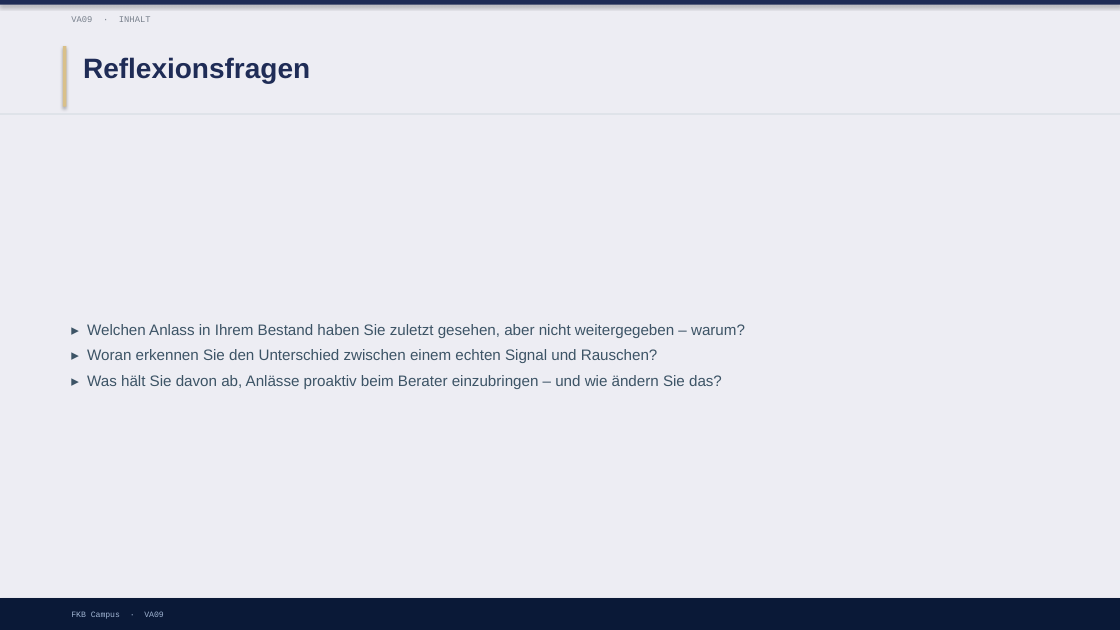
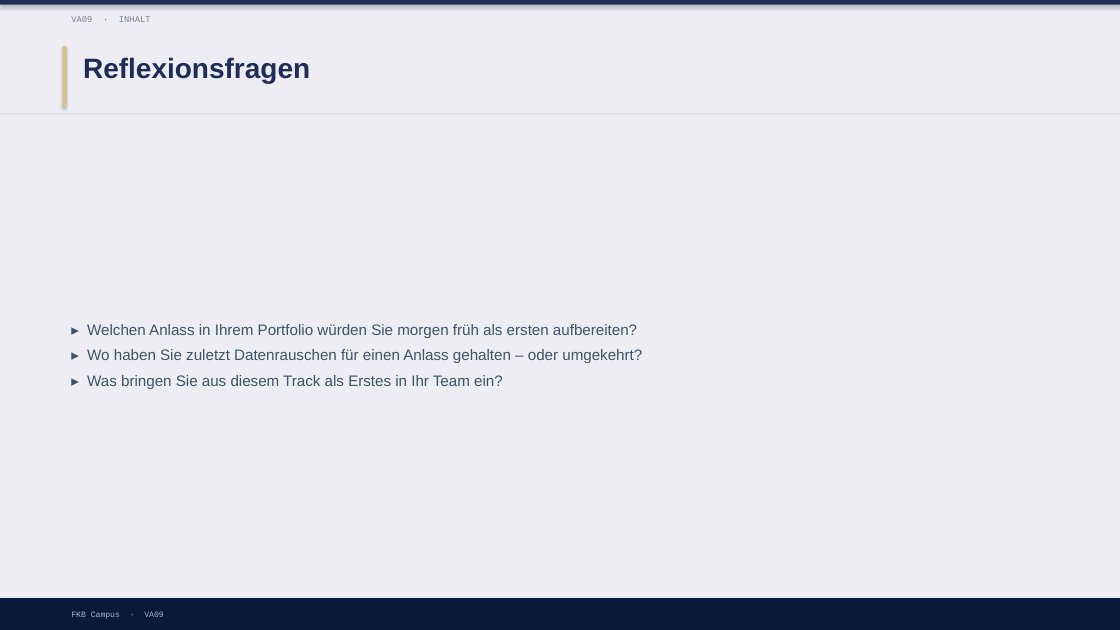
Before and after one commit to ck5rqc47pr-byte/firmenkundenakademie-online, a slide deck: slide 16 of protected-downloads/praesentation/VA09.pptx (slide 9 before the commit). Drawn at 1120x630 pixels with LibreOffice and Linux fonts; fonts in the diff are those of the drawing. Boxes give left, top, right and bottom in pixels: in the first picture for what was removed or moved away, otherwise in the second. Text is boxed around its words. In the diff, an @@ line names an element or a change of style, - is before the commit and + after.

```diff
--- a/protected-downloads/praesentation/VA09.pptx
+++ b/protected-downloads/praesentation/VA09.pptx
@@ text at box(87, 324, 642, 389): text changed @@
-▸ Welchen Anlass in Ihrem Bestand haben Sie zuletzt gesehen, aber nicht weitergegeben – warum?
-▸ Woran erkennen Sie den Unterschied zwischen einem echten Signal und Rauschen?
-▸ Was hält Sie davon ab, Anlässe proaktiv beim Berater einzubringen – und wie ändern Sie das?
+▸ Welchen Anlass in Ihrem Portfolio würden Sie morgen früh als ersten aufbereiten?
+▸ Wo haben Sie zuletzt Datenrauschen für einen Anlass gehalten – oder umgekehrt?
+▸ Was bringen Sie aus diesem Track als Erstes in Ihr Team ein?
```
Also in this commit, not shown: 4 other slides changed, 7 slides added, 5 other files.
